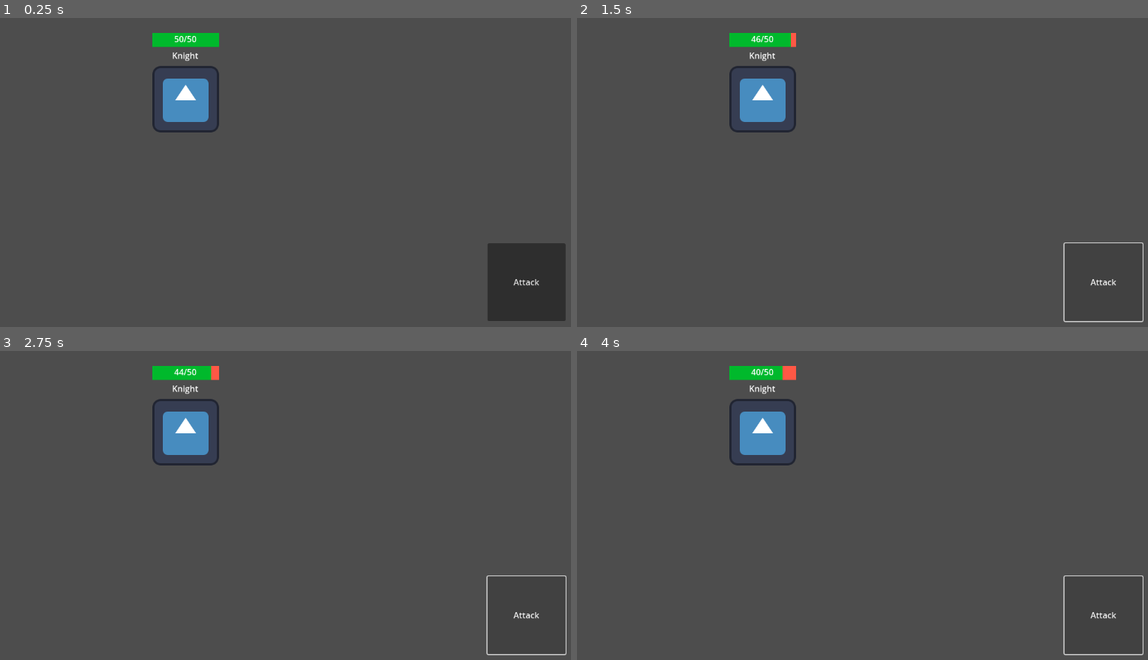
Above: before the commit, frames 1-4 (two rows, left to right).
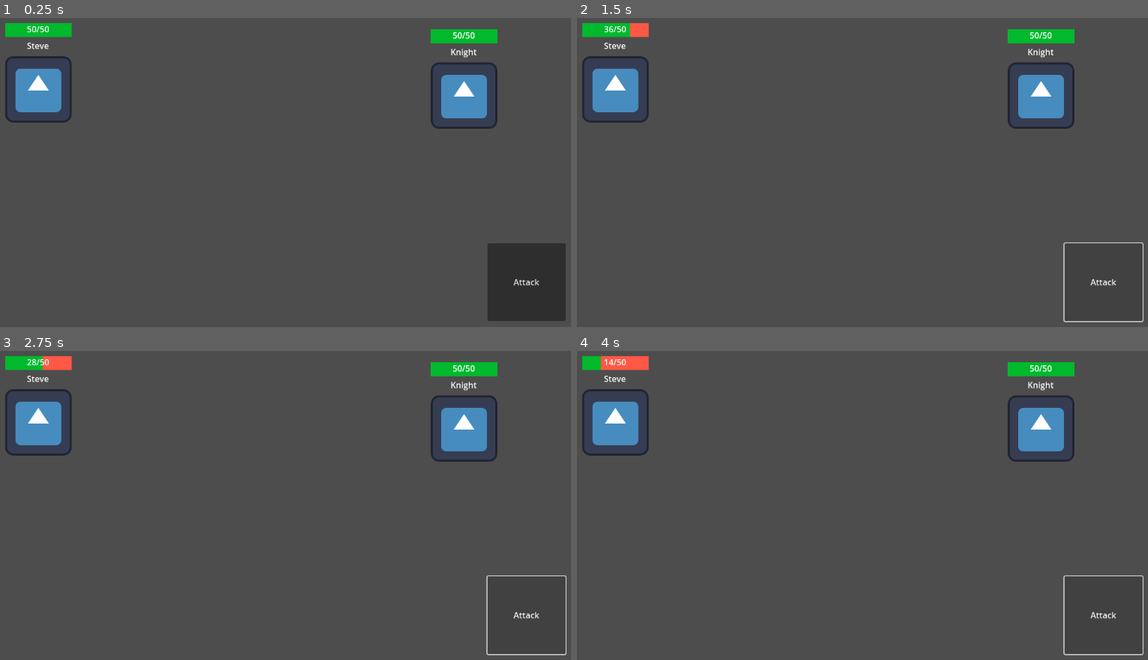
Above: after the commit, the same moments.

Repository: Comotcaiten/re_turnbase_project
Game: Godot game, scene res://test/level.tscn
Same seed, same stepped clock (60 frames per second), same inputs: the game is played once before the commit and once after it. The engine's default icon, where the game draws it, is replaced by a stand-in: a white triangle on a blue panel in a dark square.
Inputs:
- Up to frame 1 (0.25 s): no input
- Up to frame 2 (1.5 s): click "Attack" at 0.5 s; click "Attack" at 1.25 s
- Up to frame 3 (2.75 s): click "Attack" at 2 s
- Up to frame 4 (4 s): tap Enter at 2.75 s; tap Space at 3.5 s

The runs differ from the first frame. In frame 1, 6.1% of the frame differs, in the area x 0-88%, y 1-38%; in frame 2, 6.1%; in frame 3, 6.1%; in frame 4, 6.2%.

Commit message:
update chuyen cac file .tres vao folder test

Diff:
--- a/lb/api/battle/BattleSystem.gd
+++ b/lb/api/battle/BattleSystem.gd
@@ -2,21 +2,25 @@
 class_name BattleSystem
 
 @export var player: BattleUnit
-
+@export var enemy: BattleUnit
 @export var attackButton: Button
 
 func _ready():
   print(SetDataBattleUnit())
 
 func SetDataBattleUnit():
-  if player == null:
+  if player == null or enemy == null:
     return false
   player.SetUp()
+  enemy.SetUp()
   return true
 
 
 func _on_button_attack_pressed() -> void:
-  player.character.TakeDamage(null, player.character)
+  if player == null or enemy == null:
+    return
+  enemy.character.TakeDamage(null, player.character)
   player.hud.UpdateHP()
+  enemy.hud.UpdateHP()
   # player.PrintCharacter()
   pass # Replace with function body.
--- a/lb/api/character/Character.gd
+++ b/lb/api/character/Character.gd
@@ -139,9 +139,8 @@
 	if _attacker.mainHand != null:
 		attacker_damage += _attacker.mainHand.damage
 
-	var a = ((2.0 * _attacker.level + 10.0) / 250.0)
-	var damage = (((a * randf_range(0.85, 1.0) * typeEff * critical * (attacker_damage * 1.0)) / defense * 1.0)) + 2.0
-
+	var a = (2.0 * attacker_damage + 10.0) * typeEff * critical * randf_range(0.85, 1.0)
+	var damage = ((a / (defense * 1.0))) + 2.0
 	print(nameCharacter, " took ", damage, " DMG")
 	print(nameCharacter, " has ", hp, "/", max_hp, " HP")
 
--- a/Iron_Sword.tres
+++ b/test/Iron_Sword.tres
@@ -15,7 +15,7 @@
 values = 0
 id = "Iron_Sword"
 name = "Iron_Sword"
-damage = 10
+damage = 100
 unbreakable = false
 attributes = Array[ExtResource("1_tddfs")]([SubResource("Resource_b7mlo")])
 maxAmount = 0
--- /dev/null
+++ b/test/Steve.tres
@@ -0,0 +1,16 @@
+[gd_resource type="Resource" script_class="CharacterBase" load_steps=3 format=3 uid="uid://dvkqao6fr7kqk"]
+
+[ext_resource type="Script" path="res://lb/api/character/CharacterBase.gd" id="1_but7r"]
+[ext_resource type="Script" path="res://lb/api/skill/SkillLearnable.gd" id="2_p3e3e"]
+
+[resource]
+script = ExtResource("1_but7r")
+name = "Steve"
+element = 1
+hp = 10
+mp = 10
+attack = 10
+defense = 10
+speed = 10
+crit = 10
+skillLearables = Array[ExtResource("2_p3e3e")]([])
--- a/test/level.tscn
+++ b/test/level.tscn
@@ -1,20 +1,23 @@
-[gd_scene load_steps=6 format=3 uid="uid://bsjccjptx21yf"]
+[gd_scene load_steps=7 format=3 uid="uid://bsjccjptx21yf"]
 
 [ext_resource type="Script" path="res://lb/api/battle/BattleSystem.gd" id="1_5r4jo"]
 [ext_resource type="PackedScene" uid="uid://c1c4pom7oucpd" path="res://test/character.tscn" id="2_x2l47"]
-[ext_resource type="Resource" uid="uid://cn0baomiff04h" path="res://Knight.tres" id="3_3iocd"]
-[ext_resource type="Resource" uid="uid://bywqbwevoakdd" path="res://Iron_Sword.tres" id="4_68qwd"]
-[ext_resource type="Resource" uid="uid://dq6ir2ljgqqme" path="res://Head_Iron.tres" id="5_tv6v3"]
+[ext_resource type="Resource" uid="uid://cn0baomiff04h" path="res://test/Knight.tres" id="3_3iocd"]
+[ext_resource type="Resource" uid="uid://bywqbwevoakdd" path="res://test/Iron_Sword.tres" id="4_68qwd"]
+[ext_resource type="Resource" uid="uid://dq6ir2ljgqqme" path="res://test/Head_Iron.tres" id="5_tv6v3"]
+[ext_resource type="Resource" uid="uid://dvkqao6fr7kqk" path="res://test/Steve.tres" id="6_iqaan"]
 
-[node name="Level" type="Node2D" node_paths=PackedStringArray("player", "attackButton")]
+[node name="Level" type="Node2D" node_paths=PackedStringArray("player", "enemy", "attackButton")]
 script = ExtResource("1_5r4jo")
 player = NodePath("character")
+enemy = NodePath("character2")
 attackButton = NodePath("Control/Button")
 
 [node name="character" parent="." instance=ExtResource("2_x2l47")]
-position = Vector2(400, 200)
+position = Vector2(935, 193)
 base = ExtResource("3_3iocd")
 level = 5
+isPlayerUnit = true
 mainHand = ExtResource("4_68qwd")
 slot1 = ExtResource("5_tv6v3")
 slot2 = ExtResource("5_tv6v3")
@@ -22,11 +25,17 @@
 slot4 = ExtResource("4_68qwd")
 slot5 = ExtResource("4_68qwd")
 
+[node name="character2" parent="." instance=ExtResource("2_x2l47")]
+position = Vector2(117, 181)
+base = ExtResource("6_iqaan")
+level = 5
+
 [node name="Control" type="Control" parent="."]
 layout_mode = 3
 anchors_preset = 0
 offset_right = 1153.0
 offset_bottom = 647.0
+metadata/_edit_lock_ = true
 
 [node name="Button" type="Button" parent="Control"]
 layout_mode = 1
Renamed: Head_Iron.tres -> test/Head_Iron.tres
Renamed: Knight.tres -> test/Knight.tres
